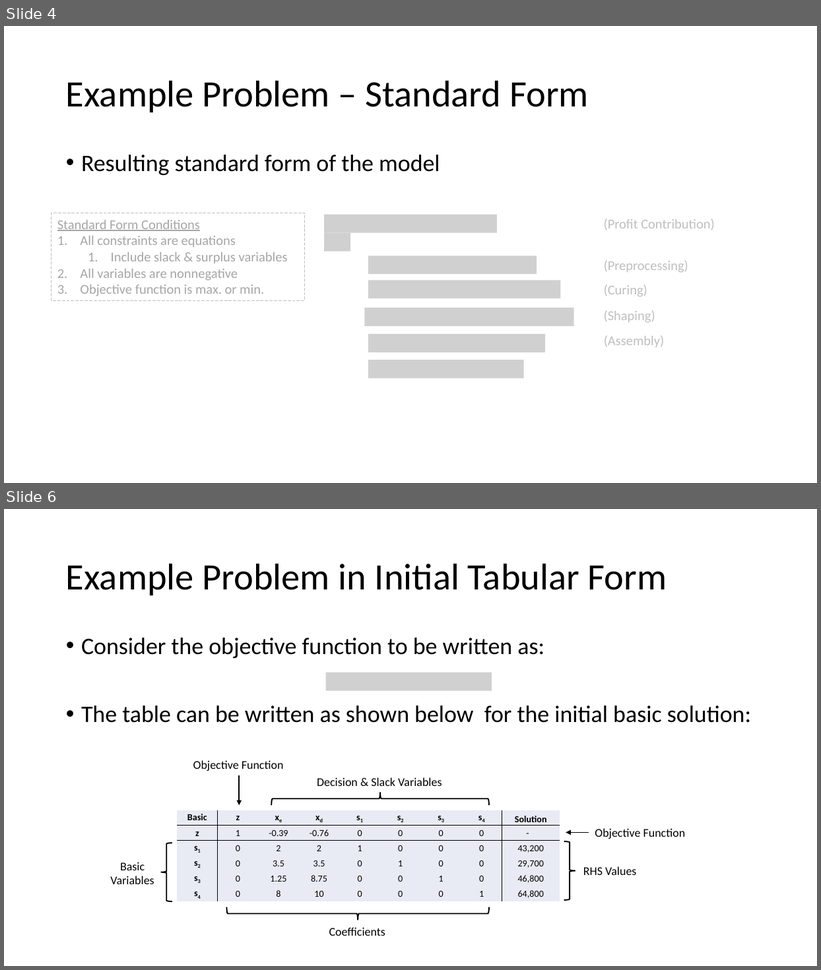
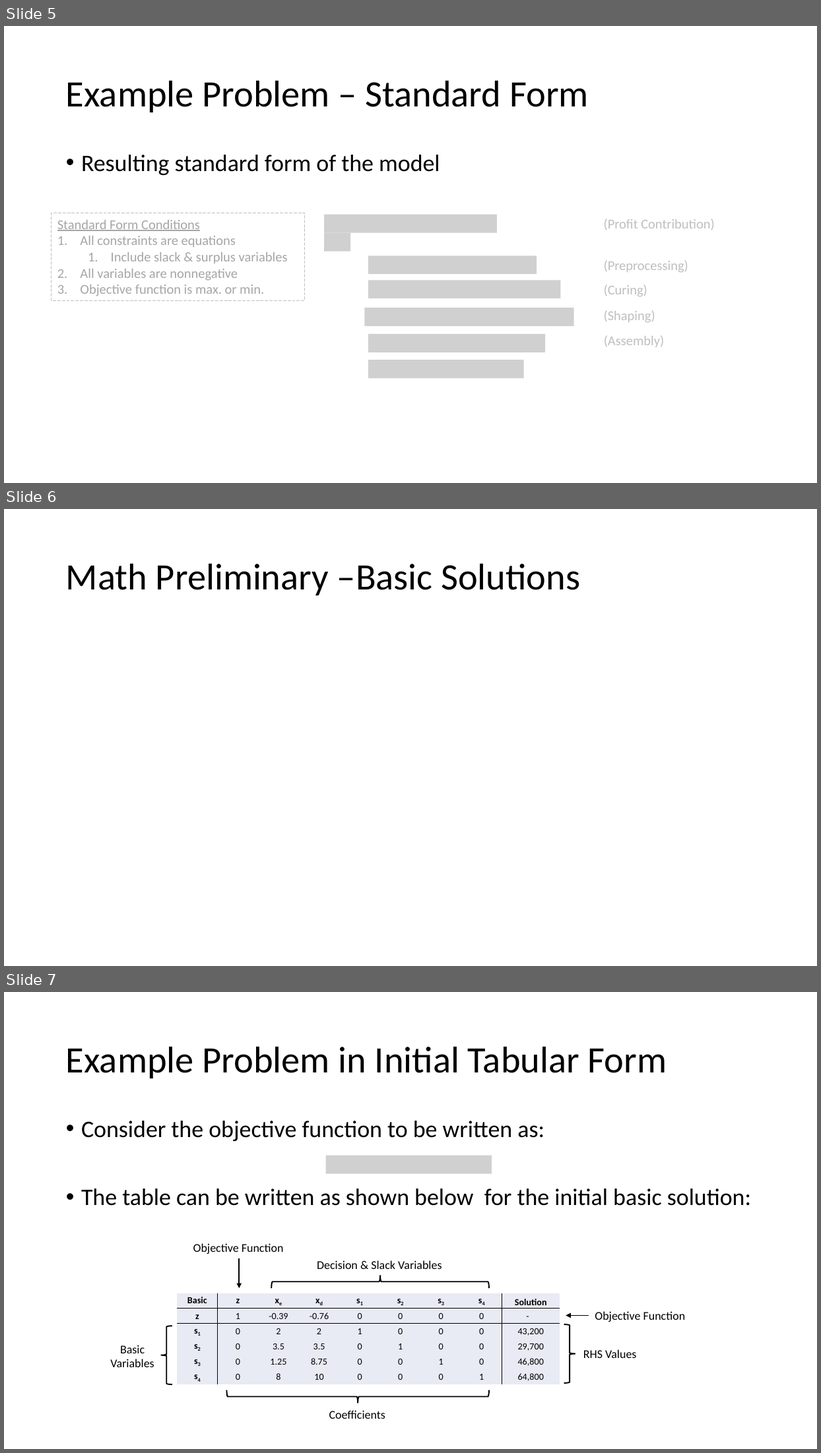
Before and after one commit to BrockSkaggs/GrokWithBrock, a slide deck: Linear Programming/Primal Simplex Method/Primal Simplex Method.pptx. Shown one above the other, each under a label of ours: slides 4 and 6 before the commit, slides 5, 6 and 7 after it; the slides between them are not shown. The pictures are 821x970 and 821x1453 pixels, drawn with LibreOffice and Linux fonts; fonts in the diff are those of the drawing; grey boxes stand for pictures. Boxes give left, top, right and bottom in pixels: in the first picture for what was removed or moved away, otherwise in the second. Text is boxed around its words. In the diff, an @@ line names an element or a change of style, - is before the commit and + after.

```diff
--- a/Linear Programming/Primal Simplex Method/Primal Simplex Method.pptx
+++ b/Linear Programming/Primal Simplex Method/Primal Simplex Method.pptx
@@ slide 6 added at [4,509,817,966], background #FFFFFF @@
@@ title added at [66,563,580,595], 44 pt, text #000000 @@
+Math Preliminary –Basic Solutions
@@ what was slide 4 is now slide 5 @@
@@ what was slide 6 is now slide 7 @@
```
Also in this commit, not shown: 1 other file.
